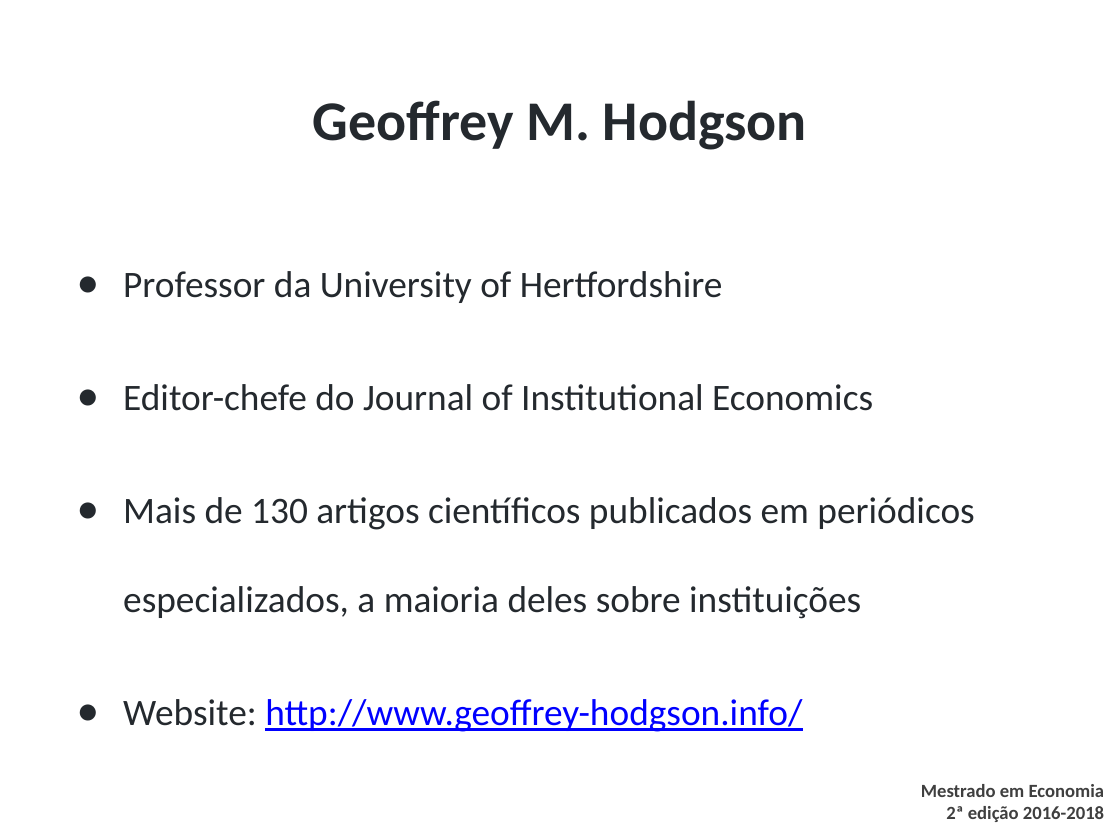
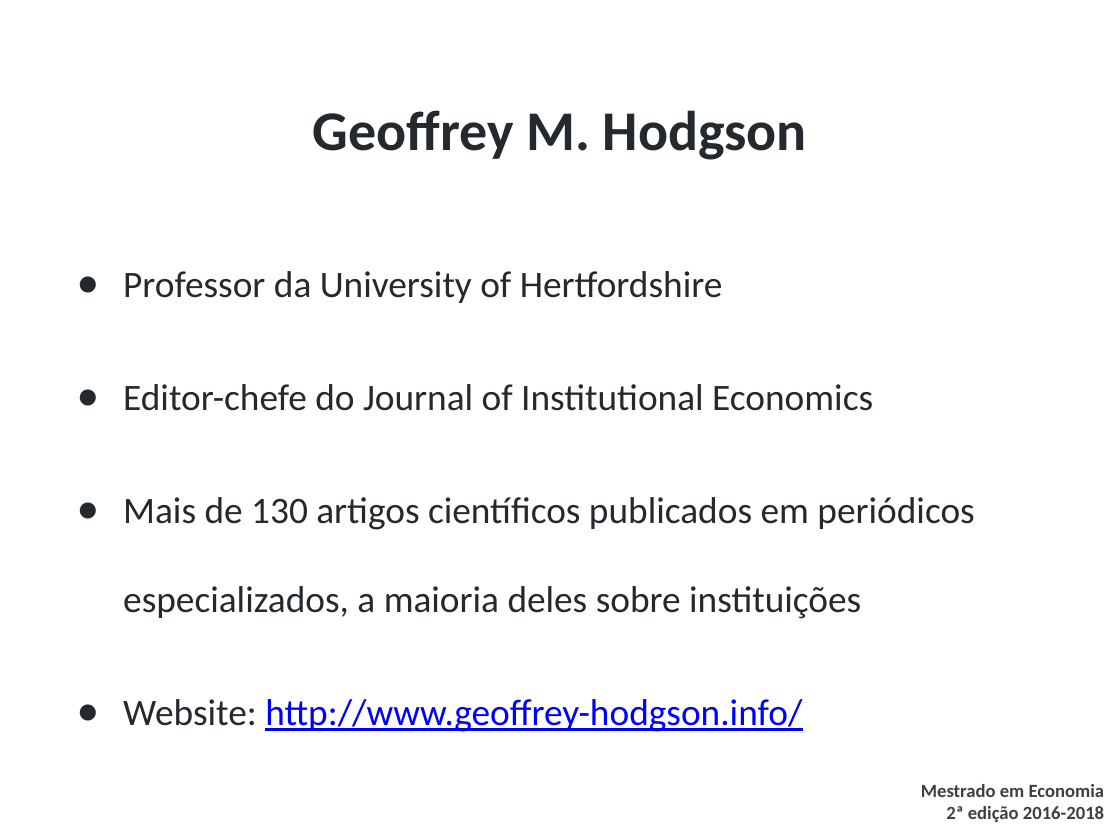
Before and after one commit to danilofreire/omma, a slide deck: slide 2 of sessoes-01-02/sessao-02.pptx. Drawn at 1120x840 pixels with LibreOffice and Linux fonts; fonts in the diff are those of the drawing; background and template pictures are left out. Boxes give left, top, right and bottom in pixels: in the first picture for what was removed or moved away, otherwise in the second. Text is boxed around its words. In the diff, an @@ line names an element or a change of style, - is before the commit and + after.

```diff
--- a/sessoes-01-02/sessao-02.pptx
+++ b/sessoes-01-02/sessao-02.pptx
@@ title "Geoffrey M. Hodgson": place and size @@
-title "Geoffrey M. Hodgson" at box(313, 100, 807, 150)
+title "Geoffrey M. Hodgson" at box(313, 110, 807, 160)
```
Also in this commit, not shown: 15 other slides changed, 4 slides removed, 17 other files.
